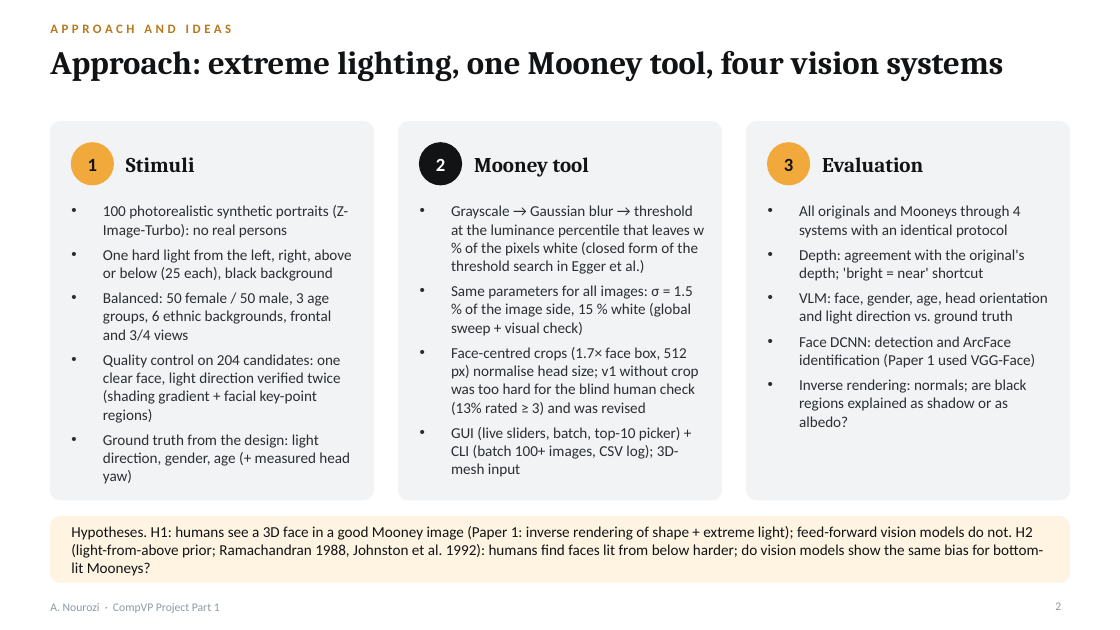
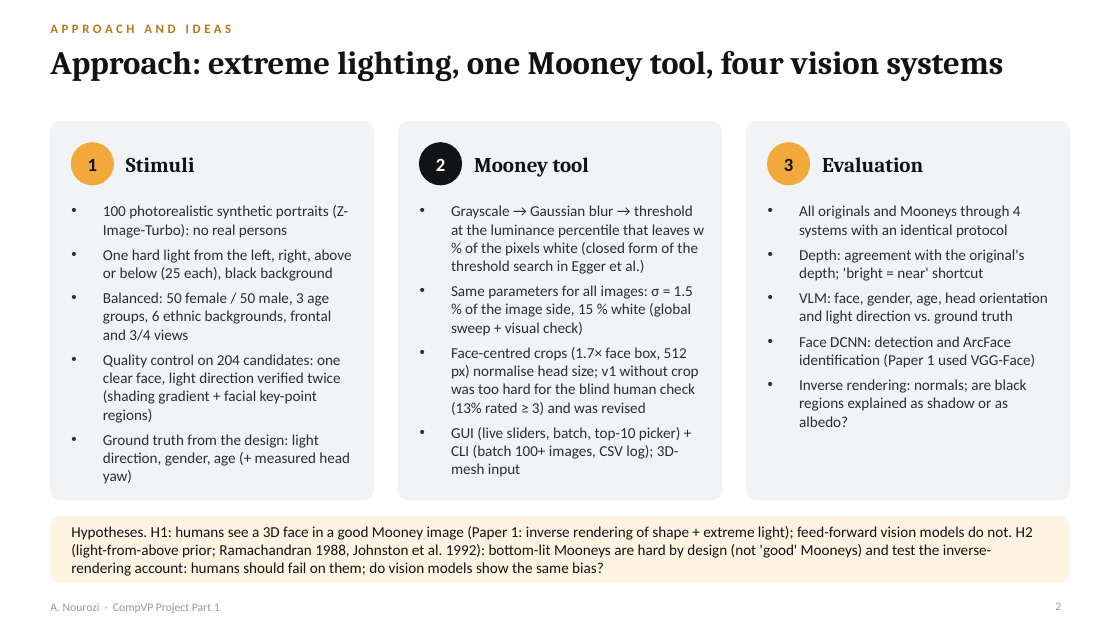
Before and after one commit to Ahmadrezanourozii/computer-vision-models-project, a slide deck: slide 2 of deliverables/Nourozi_23726011_CompVP_Part1.pptx. Drawn at 1120x630 pixels with LibreOffice and Linux fonts; fonts in the diff are those of the drawing. Boxes give left, top, right and bottom in pixels: in the first picture for what was removed or moved away, otherwise in the second. Text is boxed around its words. In the diff, an @@ line names an element or a change of style, - is before the commit and + after.

```diff
--- a/deliverables/Nourozi_23726011_CompVP_Part1.pptx
+++ b/deliverables/Nourozi_23726011_CompVP_Part1.pptx
@@ text at [71,526,1033,576]: text changed @@
-Hypotheses. H1: humans see a 3D face in a good Mooney image (Paper 1: inverse rendering of shape + extreme light); feed-forward vision models do not. H2 (light-from-above prior; Ramachandran 1988, Johnston et al. 1992): humans find faces lit from below harder; do vision models show the same bias for bottom-lit Mooneys?
+Hypotheses. H1: humans see a 3D face in a good Mooney image (Paper 1: inverse rendering of shape + extreme light); feed-forward vision models do not. H2 (light-from-above prior; Ramachandran 1988, Johnston et al. 1992): bottom-lit Mooneys are hard by design (not 'good' Mooneys) and test the inverse-rendering account: humans should fail on them; do vision models show the same bias?
```
Also in this commit, not shown: 2 other files.
